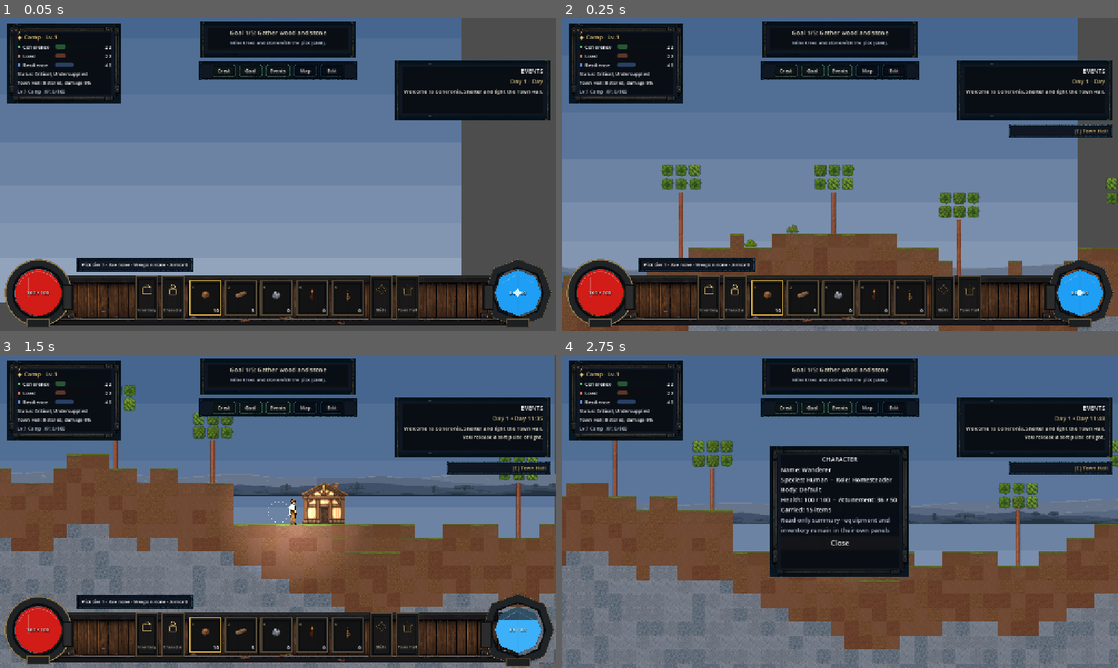
Above: before the commit, frames 1-4 (two rows, left to right).
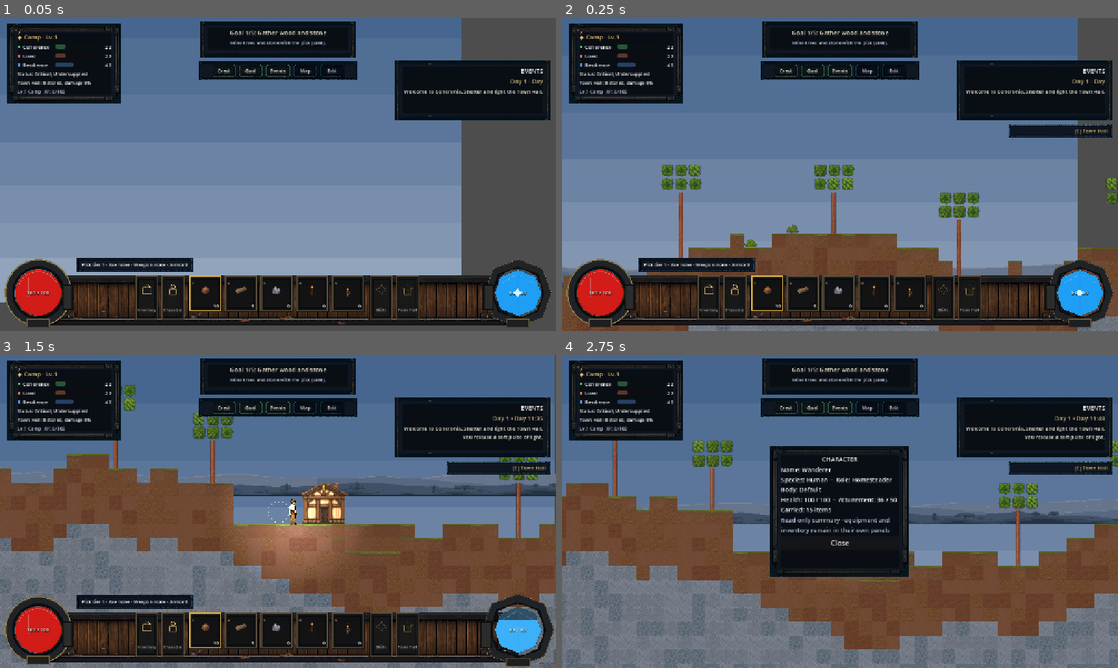
Above: after the commit, the same moments.

Repository: ppeck1/coheronia
Game: Godot game, scene res://scenes/main/Main.tscn
The game is run twice, just before and just after one commit, with the same random seed, the same clock (stepped at 60 frames per second) and the same inputs. This scene is started directly instead of the project's main scene.
Inputs (mouse positions are in pixels of both pictures, inside the frame that each line leads up to):
- Up to frame 1 (0.05 s): no input
- Up to frame 2 (0.25 s): no input
- Up to frame 3 (1.5 s): click "Inventory" at 0.5 s; tap I (toggle_inventory) at 1.25 s; move the mouse to (400, 495) at 1.27 s; hold D (move_right) from 1.28 s (still down); tap R (attune_pulse) at 1.35 s; click (400, 495) at 1.42 s
- Up to frame 4 (2.75 s): tap Space (jump) at 1.52 s; release D (move_right) at 2 s; click "Character" at 2 s

The runs differ from the first frame. In frame 1, 0.9% of the frame differs, in the area x 34-66%, y 82-96%; in frame 2, 0.9%; in frame 3, 0.9%; in frame 4, nothing differs.

Commit message:
Align HUD controls to the dock rail

Diff:
--- a/art/generated/ui_painted/hud_dock_layout.json
+++ b/art/generated/ui_painted/hud_dock_layout.json
@@ -237,6 +237,7 @@
     ],
     "safe_bottom": 8
   },
+  "control_rail_y": 48,
   "health": {
     "frame_rect": [
       8,
@@ -292,31 +293,31 @@
   "slots": [
     [
       435,
-      58,
+      48,
       76,
       84
     ],
     [
       517,
-      58,
+      48,
       76,
       84
     ],
     [
       599,
-      58,
+      48,
       76,
       84
     ],
     [
       681,
-      58,
+      48,
       76,
       84
     ],
     [
       763,
-      58,
+      48,
       76,
       84
     ]
--- a/art/source_templates/hud_dock/hud_dock_layout.json
+++ b/art/source_templates/hud_dock/hud_dock_layout.json
@@ -237,6 +237,7 @@
     ],
     "safe_bottom": 8
   },
+  "control_rail_y": 48,
   "health": {
     "frame_rect": [
       8,
@@ -292,31 +293,31 @@
   "slots": [
     [
       435,
-      58,
+      48,
       76,
       84
     ],
     [
       517,
-      58,
+      48,
       76,
       84
     ],
     [
       599,
-      58,
+      48,
       76,
       84
     ],
     [
       681,
-      58,
+      48,
       76,
       84
     ],
     [
       763,
-      58,
+      48,
       76,
       84
     ]
--- a/scripts/main/smoke_test.gd
+++ b/scripts/main/smoke_test.gd
@@ -1176,6 +1176,17 @@
 		and _fq21_slot_icon != null \
 		and _fq21_slot_icon.position == _fq21_icon_rect.position \
 		and _fq21_slot_icon.size == _fq21_icon_rect.size
+	var _fq21_control_rail_y := float(_fq21_geometry.get("control_rail_y", -1))
+	var _fq21_rail_aligned := _fq21_control_rail_y >= 0.0
+	for _fq21_control_name in ["HotbarCell1", "HotbarCell2", "HotbarCell3",
+			"HotbarCell4", "HotbarCell5", "DockActionInventory",
+			"DockActionCharacter", "DockActionSkills", "DockActionTownHall"]:
+		var _fq21_control: Control = hud._bottom_dock.find_child(
+			_fq21_control_name, true, false) as Control
+		if _fq21_control == null or not is_equal_approx(
+				_fq21_control.position.y, _fq21_control_rail_y):
+			_fq21_rail_aligned = false
+			break
 	var _fq21_trim_tex: Texture2D = hud._painted_texture("dock_foreground_trim")
 	var _fq21_trim_img: Image = _fq21_trim_tex.get_image() if _fq21_trim_tex != null else null
 	var _fq21_trim_keepouts := _fq21_trim_img != null
@@ -1198,14 +1209,16 @@
 	_check("fq21_hud_masking_and_cushion_geometry",
 		_fq21_frame_clear and _fq21_slots_uniform and _fq21_map_padded \
 		and _fq21_full_nav_cell and _fq21_visible_nav_label \
-		and _fq21_json_content and _fq21_trim_keepouts and _fq21_native_integer,
-		"frame_clear=%s slot_size=%s selected=%s gap=%.1f map=%s nav_h=%.1f label=%s content=%s trim=%s integer=%s" % [
+		and _fq21_json_content and _fq21_rail_aligned \
+		and _fq21_trim_keepouts and _fq21_native_integer,
+		"frame_clear=%s slot_size=%s selected=%s gap=%.1f map=%s nav_h=%.1f label=%s content=%s rail_y=%.1f aligned=%s trim=%s integer=%s" % [
 			str(_fq21_frame_clear),
 			_fq21_slot_normal.get_size() if _fq21_slot_normal != null else Vector2.ZERO,
 			_fq21_slot_selected.get_size() if _fq21_slot_selected != null else Vector2.ZERO,
 			_fq21_slot_gap, hud._map_panel.custom_minimum_size,
 			_fq21_town_hit.size.y if _fq21_town_hit != null else 0.0,
 			str(_fq21_visible_nav_label), str(_fq21_json_content),
+			_fq21_control_rail_y, str(_fq21_rail_aligned),
 			str(_fq21_trim_keepouts),
 			str(_fq21_native_integer)])
 
Binary file changed: art/source_templates/hud_dock/hud_dock_composite_preview.png
Binary file changed: art/source_templates/hud_dock/hud_dock_runtime_guide.png
Not shown, changed: scripts/art/build_hud_kit_placeholders.py
Not shown, changed: scripts/art/sync_hud_kit.py
